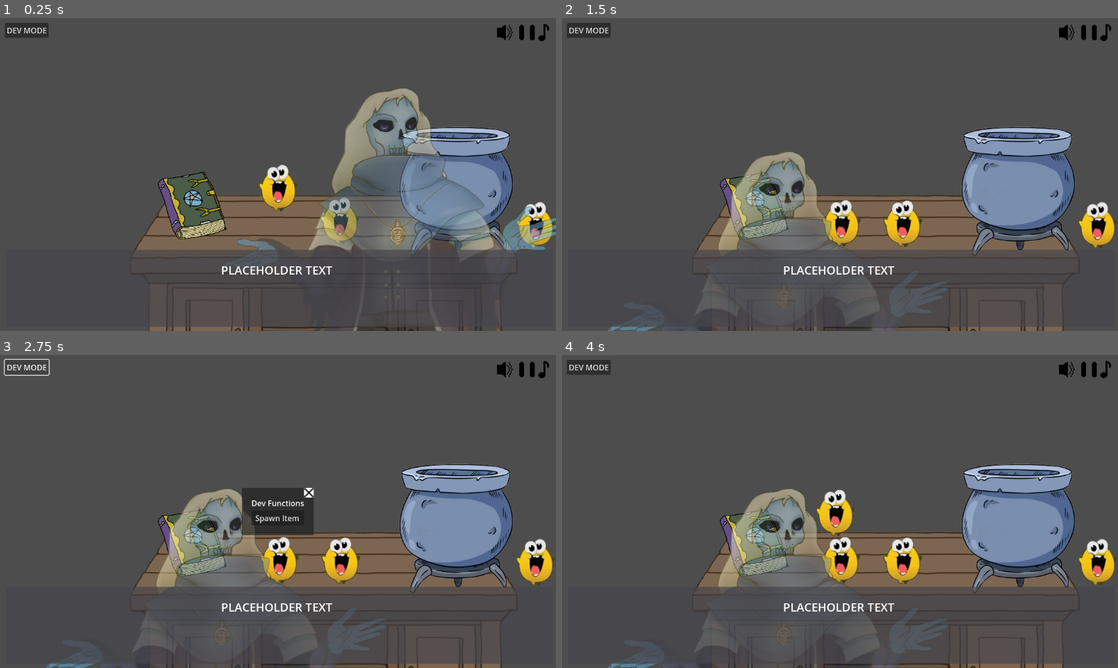
Above: before the commit, frames 1-4 (two rows, left to right).
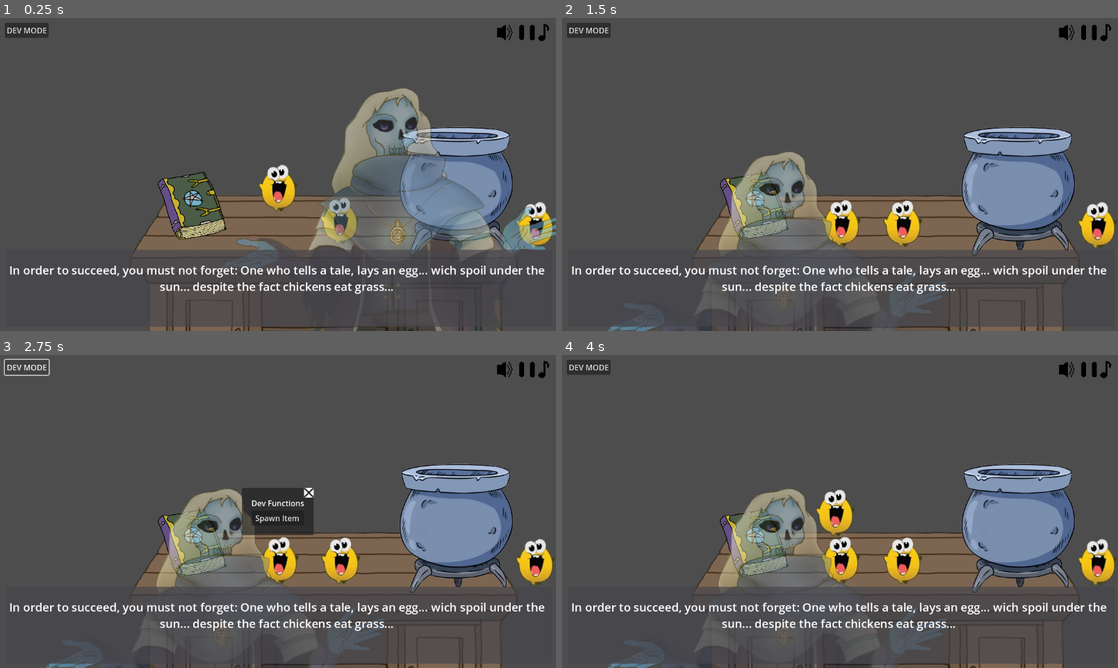
Above: after the commit, the same moments.

Repository: SanchotEm/intern_of_alchemist
Game: Godot game, scene res://Base/main.tscn
The game is run twice, just before and just after one commit, with the same random seed, the same clock (stepped at 60 frames per second) and the same inputs.
Inputs (mouse positions are in pixels of both pictures, inside the frame that each line leads up to):
- Up to frame 1 (0.25 s): no input
- Up to frame 2 (1.5 s): click "DEV MODE" at 0.5 s; click (873, 155) at 1.25 s
- Up to frame 3 (2.75 s): click "DEV MODE" at 2 s
- Up to frame 4 (4 s): click "Spawn Item" at 2.75 s; click (873, 492) at 3.5 s

The runs differ from the first frame. In frame 1, 1.8% of the frame differs, in the area x 1-98%, y 79-89%; in frame 2, 1.8%; in frame 3, 1.8%; in frame 4, 1.8%.

Commit message:
fixed up resource loader for audio system

Diff:
--- a/Base/Mentor/Sentences/Cryptic hints/cryptic_hint_1.tres
+++ b/Base/Mentor/Sentences/Cryptic hints/cryptic_hint_1.tres
@@ -4,6 +4,6 @@
 
 [resource]
 script = ExtResource("1_qfewy")
-text = "In the times of old, it was believed children of the summer solstiece were best suited to pick [INGREDIENT NAME]"
-audio = "<null>"
+txt = "In the times of old, it was believed children of the summer solstiece were best suited to pick [INGREDIENT NAME]"
+audio = "uid://bewjegomrsjim"
 metadata/_custom_type_script = "uid://crx8px7laoift"
--- a/Base/Mentor/Sentences/Cryptic hints/cryptic_hint_2.tres
+++ b/Base/Mentor/Sentences/Cryptic hints/cryptic_hint_2.tres
@@ -4,6 +4,6 @@
 
 [resource]
 script = ExtResource("1_kjkps")
-text = "Be wary of betrails, my pupil, for one could easly sour a potion, despite aparent friendships"
-audio = "<null>"
+txt = "Be wary of betrails, my pupil, for one could easly sour a potion, despite aparent friendships"
+audio = "uid://bewjegomrsjim"
 metadata/_custom_type_script = "uid://crx8px7laoift"
--- a/Base/Mentor/Sentences/Cryptic hints/cryptic_hint_3.tres
+++ b/Base/Mentor/Sentences/Cryptic hints/cryptic_hint_3.tres
@@ -4,6 +4,6 @@
 
 [resource]
 script = ExtResource("1_jlitx")
-text = "For water and calm, a tablespoon of [CRYPTIC RESOURCE NAME]"
-audio = "<null>"
+txt = "For water and calm, a tablespoon of [CRYPTIC RESOURCE NAME]"
+audio = "uid://bewjegomrsjim"
 metadata/_custom_type_script = "uid://crx8px7laoift"
--- a/Base/Mentor/Sentences/Gibberish/giberish_1.tres
+++ b/Base/Mentor/Sentences/Gibberish/giberish_1.tres
@@ -4,6 +4,6 @@
 
 [resource]
 script = ExtResource("1_r5r6l")
-text = "In order to succeed, you must not foret: One who tells a tale, lays an egg... wich spoil under the sun... despite the fact chickens eat grass..."
-audio = "<null>"
+txt = "In order to succeed, you must not foret: One who tells a tale, lays an egg... wich spoil under the sun... despite the fact chickens eat grass..."
+audio = "uid://bewjegomrsjim"
 metadata/_custom_type_script = "uid://crx8px7laoift"
--- a/Base/Mentor/Sentences/Gibberish/giberish_2.tres
+++ b/Base/Mentor/Sentences/Gibberish/giberish_2.tres
@@ -4,6 +4,6 @@
 
 [resource]
 script = ExtResource("1_o85fw")
-text = "In order to succeed, you must not forget: One who tells a tale, lays an egg... wich spoil under the sun... despite the fact chickens eat grass..."
-audio = "<null>"
+txt = "In order to succeed, you must not forget: One who tells a tale, lays an egg... wich spoil under the sun... despite the fact chickens eat grass..."
+audio = "uid://bewjegomrsjim"
 metadata/_custom_type_script = "uid://crx8px7laoift"
--- a/Base/Mentor/Sentences/Gibberish/giberish_3.tres
+++ b/Base/Mentor/Sentences/Gibberish/giberish_3.tres
@@ -4,6 +4,6 @@
 
 [resource]
 script = ExtResource("1_y8ysd")
-text = "Don't you clog the toilet again!"
-audio = "<null>"
+txt = "Don't you clog the toilet again!"
+audio = "uid://bewjegomrsjim"
 metadata/_custom_type_script = "uid://crx8px7laoift"
--- a/Base/Mentor/Sentences/Hints/hint_1.tres
+++ b/Base/Mentor/Sentences/Hints/hint_1.tres
@@ -4,6 +4,6 @@
 
 [resource]
 script = ExtResource("1_410gk")
-text = "Be carefull not to mix inredients that don't match, they can cause dangerous side effects!"
-audio = "<null>"
+txt = "Be carefull not to mix inredients that don't match, they can cause dangerous side effects!"
+audio = "uid://bewjegomrsjim"
 metadata/_custom_type_script = "uid://crx8px7laoift"
--- a/Base/Mentor/Sentences/Hints/hint_2.tres
+++ b/Base/Mentor/Sentences/Hints/hint_2.tres
@@ -4,6 +4,6 @@
 
 [resource]
 script = ExtResource("1_nyfu7")
-text = "Don't leave the mixture on the fire for too long"
-audio = "<null>"
+txt = "Don't leave the mixture on the fire for too long"
+audio = "uid://bewjegomrsjim"
 metadata/_custom_type_script = "uid://crx8px7laoift"
--- a/Base/Mentor/Sentences/Hints/hint_3.tres
+++ b/Base/Mentor/Sentences/Hints/hint_3.tres
@@ -4,6 +4,6 @@
 
 [resource]
 script = ExtResource("1_vj0ku")
-text = "A good alchemist must never be afraid to experiment!"
-audio = "<null>"
+txt = "A good alchemist must never be afraid to experiment!"
+audio = "uid://bewjegomrsjim"
 metadata/_custom_type_script = "uid://crx8px7laoift"
--- a/Base/Mentor/Sentences/Sentence_resource.gd
+++ b/Base/Mentor/Sentences/Sentence_resource.gd
@@ -1,6 +1,6 @@
 extends Resource
 class_name Sentence_Resource
 
-@export_multiline var text :String = ""
+@export_multiline var txt :String = ""
 
 @export_file var audio
--- a/Base/Mentor/mentor.gd
+++ b/Base/Mentor/mentor.gd
@@ -1,4 +1,6 @@
 extends Node2D
+
+@onready var narrator_audio_player: AudioStreamPlayer = %NarratorPlayer
 
 enum MentorStates\
  {HIDDEN, MOVING, LINGERING, LINGERING_CLICK, LINGERING_WAVE, LINGERING_WAVE_ITEM, LINGERING_GRAB_ITEM}
@@ -39,8 +41,13 @@
 var mouse_on_top_lf :bool #if the mouse was On Top Of the Mentor Last Frame
 var i_t_wave_rate :float = 2 * pow(10, -7) #rate at wich the master will grow transparent while bein waved at
 
+@export var cryptic_hints: Array[Sentence_Resource]
+@export var gibberish_lines: Array[Sentence_Resource]
+@export var normal_hints: Array[Sentence_Resource]
+@onready var speech_bubble: ColorRect = %Speech_bubble
 
 func _ready() -> void:
+	Interface.register_player(Interface.AudioPlayerType.NARRATOR, narrator_audio_player)
 	randomize()
 	show_up()
 
@@ -180,33 +187,23 @@
 	mentor_state = starting_state
 
 func say_random() -> void:
-
-	var x = speech_kinds_chance.x
-	var y = x + speech_kinds_chance.y
-	var z = y + speech_kinds_chance.z
-
-	var file :DirAccess = DirAccess.open("res://Base/Mentor/Sentences/")
-	if !file:
-		print("Error! Filed to open 'res://Base/Mentor/Sentences/'. Error:")
-		print(error_string(DirAccess.get_open_error()))
-		return
-
-	var i = randi_range(1, z)
-
-	if i <= x:
-		file.change_dir("Hints")
-	elif x < i and i <= y:
-		file.change_dir("Cryptic hints")
-	elif y < i and i <= z:
-		file.change_dir("Gibberish")
-	#else:
-	#	print("'say_speech' on mentor didn't work propery. i = ", str(i))
-
-	var files = file.get_files()
-	i = randi_range(0, files.size() - 1)
-
-	get_tree().get_first_node_in_group("Speech_bubble").\
-	 say_sentence(load(file.get_current_dir() + "/" + files[i])) #WARNING:might not be safe. Check better way
+	var sentence_type = randi_range(0, 2)
+	var chosen_sentence: Sentence_Resource
+
+	match sentence_type:
+		0: # Normal Hint
+			if not normal_hints.is_empty():
+				chosen_sentence = normal_hints.pick_random()
+		1: # Cryptic Hint
+			if not cryptic_hints.is_empty():
+				chosen_sentence = cryptic_hints.pick_random()
+		2: # Gibberish
+			if not gibberish_lines.is_empty():
+				chosen_sentence = gibberish_lines.pick_random()
+	if chosen_sentence:
+		speech_bubble.say_sentence(chosen_sentence)
+	else:
+		print("No sentences available for the chosen category.")
 
 func disappear() -> void:
 	hide()
--- a/Base/Mentor/mentor.tscn
+++ b/Base/Mentor/mentor.tscn
@@ -1,7 +1,19 @@
-[gd_scene load_steps=7 format=3 uid="uid://f8d15v2cndw1"]
+[gd_scene load_steps=18 format=3 uid="uid://f8d15v2cndw1"]
 
 [ext_resource type="Texture2D" uid="uid://bam88ycvtrhka" path="res://Resources/WizardGhost/wizard character.png" id="2_7cqvm"]
 [ext_resource type="Script" uid="uid://d3pc2mfqxq2qq" path="res://Base/Mentor/mentor.gd" id="2_37jcg"]
+[ext_resource type="Script" uid="uid://crx8px7laoift" path="res://Base/Mentor/Sentences/Sentence_resource.gd" id="2_ej568"]
+[ext_resource type="Resource" uid="uid://d1lxb1whp7oho" path="res://Base/Mentor/Sentences/Cryptic hints/cryptic_hint_1.tres" id="3_eg76k"]
+[ext_resource type="Resource" uid="uid://dhqmewxj4vril" path="res://Base/Mentor/Sentences/Cryptic hints/cryptic_hint_2.tres" id="4_xiy78"]
+[ext_resource type="Resource" uid="uid://daa3v1s2nb7wu" path="res://Base/Mentor/Sentences/Cryptic hints/cryptic_hint_3.tres" id="5_ry6n8"]
+[ext_resource type="Resource" uid="uid://cr46arsijdn2d" path="res://Base/Mentor/Sentences/Gibberish/giberish_1.tres" id="6_3p2er"]
+[ext_resource type="Resource" uid="uid://kl7pthq04m72" path="res://Base/Mentor/Sentences/Gibberish/giberish_2.tres" id="7_qgj5k"]
+[ext_resource type="Resource" uid="uid://cjhr7s0xlyr0a" path="res://Base/Mentor/Sentences/Gibberish/giberish_3.tres" id="8_bxk4y"]
+[ext_resource type="Resource" uid="uid://dfi318nekkfyp" path="res://Base/Mentor/Sentences/Hints/hint_1.tres" id="9_msldg"]
+[ext_resource type="Resource" uid="uid://difje4t0b0qjl" path="res://Base/Mentor/Sentences/Hints/hint_2.tres" id="10_gtn57"]
+[ext_resource type="Resource" uid="uid://dhgdk1wx56mpy" path="res://Base/Mentor/Sentences/Hints/hint_3.tres" id="11_uxkmi"]
+
+[sub_resource type="AudioStreamPolyphonic" id="AudioStreamPolyphonic_37jcg"]
 
 [sub_resource type="RectangleShape2D" id="RectangleShape2D_37jcg"]
 size = Vector2(138.5, 247)
@@ -17,6 +29,16 @@
 
 [node name="Mentor" type="Node2D"]
 script = ExtResource("2_37jcg")
+cryptic_hints = Array[ExtResource("2_ej568")]([ExtResource("3_eg76k"), ExtResource("4_xiy78"), ExtResource("5_ry6n8")])
+gibberish_lines = Array[ExtResource("2_ej568")]([ExtResource("6_3p2er"), ExtResource("7_qgj5k"), ExtResource("8_bxk4y")])
+normal_hints = Array[ExtResource("2_ej568")]([ExtResource("9_msldg"), ExtResource("10_gtn57"), ExtResource("11_uxkmi")])
+
+[node name="NarratorPlayer" type="AudioStreamPlayer" parent="."]
+unique_name_in_owner = true
+stream = SubResource("AudioStreamPolyphonic_37jcg")
+autoplay = true
+max_polyphony = 5
+bus = &"SFX"
 
 [node name="Area2D" type="Area2D" parent="."]
 visible = false
--- a/Base/Speech_bubble/speech_bubble.gd
+++ b/Base/Speech_bubble/speech_bubble.gd
@@ -25,9 +25,10 @@
 		push_error("No sentences to say")
 		return
 	show_text(sentence.txt if "txt" in sentence else "PLACEHOLDER TEXT")
-	player = Interface.play_audio(Interface.AudioPlayerType.NARRATOR, load(sentence.audio))
-	if player:
-		player.finished.connect(_on_player_finished)
+	if sentence.audio:
+		player = Interface.play_audio(Interface.AudioPlayerType.NARRATOR, load(sentence.audio))
+		if player:
+			player.finished.connect(_on_player_finished)
 
 func _on_player_finished() -> void:
 	if speech_bubble_state == SpeechBubbleStates.ALL_VISIBLE:
--- a/Base/main.gd
+++ b/Base/main.gd
@@ -18,7 +18,6 @@
 	Input.set_custom_mouse_cursor(load("uid://b3q17ehh6rx0p"),Input.CURSOR_ARROW)
 	Interface.register_player(Interface.AudioPlayerType.SFX, %SFXPlayer)
 	Interface.register_player(Interface.AudioPlayerType.MUSIC, %MusicPlayer)
-	Interface.register_player(Interface.AudioPlayerType.NARRATOR, %NarratorPlayer)
 
 
 func _game_cycle():
--- a/Base/main.tscn
+++ b/Base/main.tscn
@@ -452,6 +452,7 @@
 texture = ExtResource("14_oqvj5")
 
 [node name="Speech_bubble" parent="UI" instance=ExtResource("12_87cgt")]
+unique_name_in_owner = true
 offset_top = -1.46399
 
 [node name="DevModeCenterContainer" type="CenterContainer" parent="UI"]
@@ -531,13 +532,6 @@
 max_polyphony = 5
 bus = &"SFX"
 
-[node name="NarratorPlayer" type="AudioStreamPlayer" parent="."]
-unique_name_in_owner = true
-stream = SubResource("AudioStreamPolyphonic_6c3lq")
-autoplay = true
-max_polyphony = 5
-bus = &"SFX"
-
 [node name="Player" type="Node2D" parent="."]
 position = Vector2(-581, -316)
 script = ExtResource("2_n3y37")
--- a/Singletons/interface.gd
+++ b/Singletons/interface.gd
@@ -17,7 +17,13 @@
 func play_audio(player_type: AudioPlayerType, stream: AudioStream) -> AudioStreamPlayer:
 	if player_type in audio_players:
 		var player := audio_players[player_type] as AudioStreamPlayer
-		player.stream = stream
+		if not is_instance_valid(player):
+			push_error("Registered audio player for type '%s' is invalid or has been freed." % player_type)
+			return null
+		if not is_instance_valid(stream):
+			push_error("Check the audio resource")
+			return null
+			player.stream = stream
 		player.play()
 		return player
 	push_error("Audio player not registered for type: %s" % player_type)
